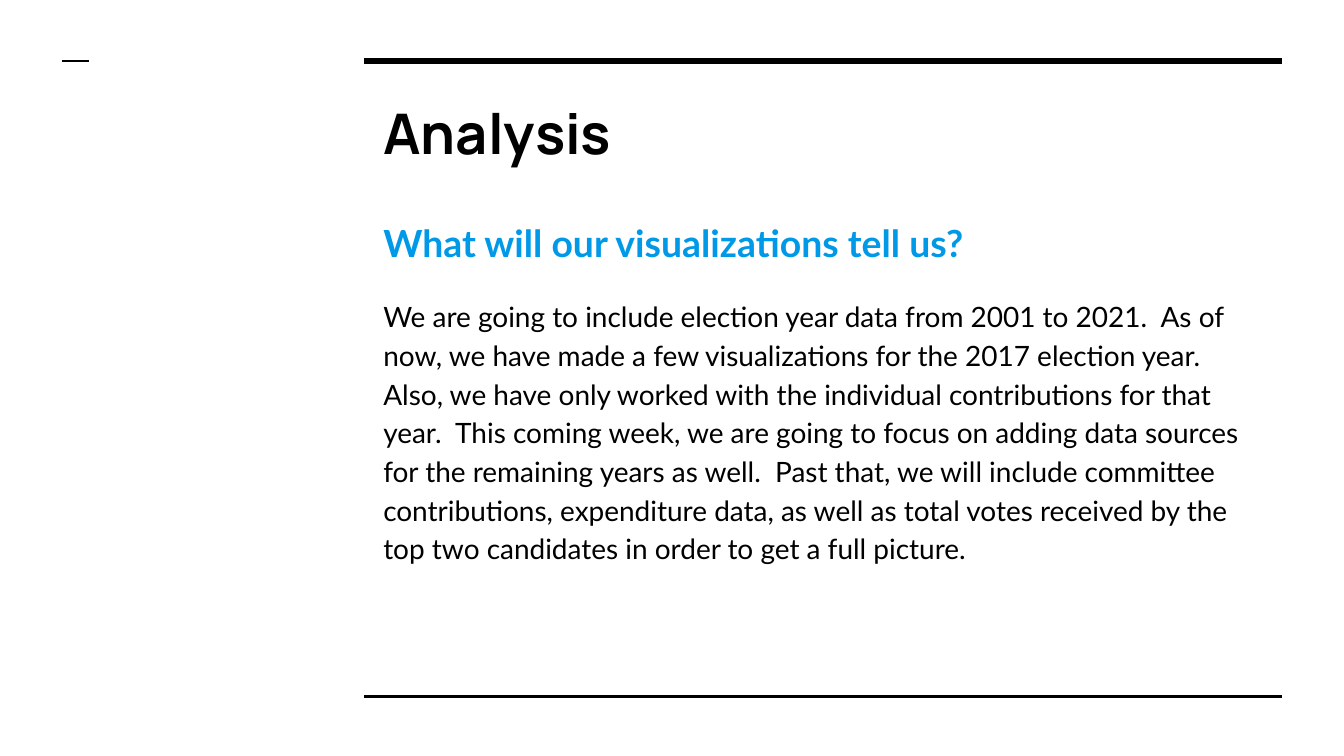
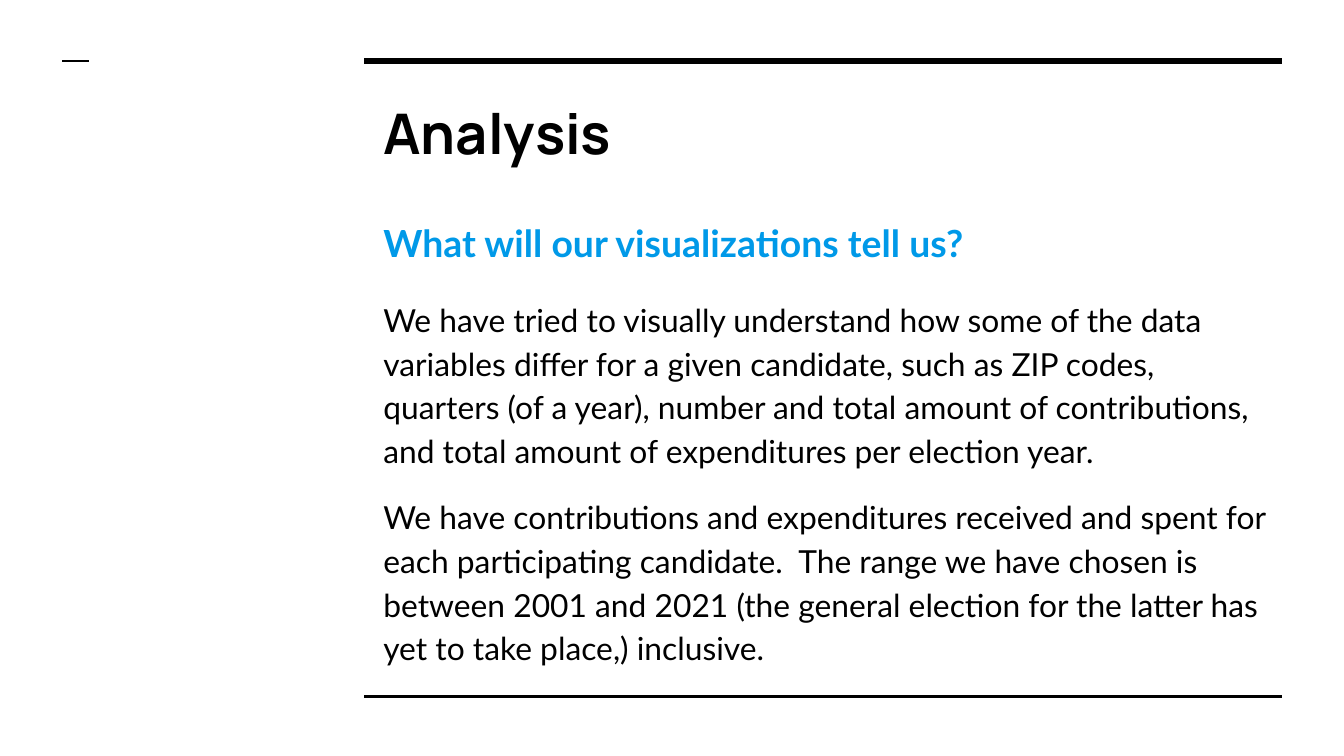
Before and after one commit to ssheggrud/Mod_20_Project, a slide deck: slide 10 of Presentation/Group5Presentation.pptx (slide 8 before the commit). Drawn at 1344x756 pixels with LibreOffice and Linux fonts; fonts in the diff are those of the drawing. Boxes give left, top, right and bottom in pixels: in the first picture for what was removed or moved away, otherwise in the second. Text is boxed around its words. In the diff, an @@ line names an element or a change of style, - is before the commit and + after.

Commit message:
More updates

```diff
--- a/Presentation/Group5Presentation.pptx
+++ b/Presentation/Group5Presentation.pptx
@@ text at [383, 308, 1266, 666]: text changed; size 15 to 17 pt @@
-We are going to include election year data from 2001 to 2021. As of now, we have made a few visualizations for the 2017 election year. Also, we have only worked with the individual contributions for that year. This coming week, we are going to focus on adding data sources for the remaining years as well. Past that, we will include committee contributions, expenditure data, as well as total votes received by the top two candidates in order to get a full picture.
+We have tried to visually understand how some of the data variables differ for a given candidate, such as ZIP codes, quarters (of a year), number and total amount of contributions, and total amount of expenditures per election year.
+We have contributions and expenditures received and spent for each participating candidate. The range we have chosen is between 2001 and 2021 (the general election for the latter has yet to take place,) inclusive.
```
Also in this commit, not shown: 8 other slides changed, 3 slides added.
